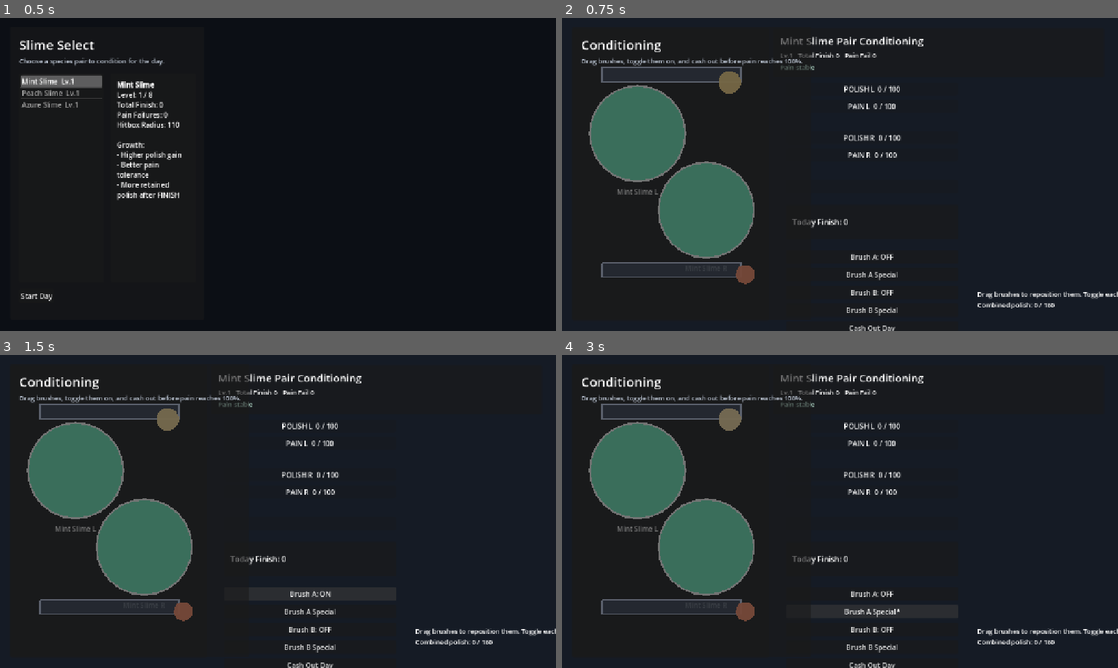
Above: before the commit, frames 1-4 (two rows, left to right).
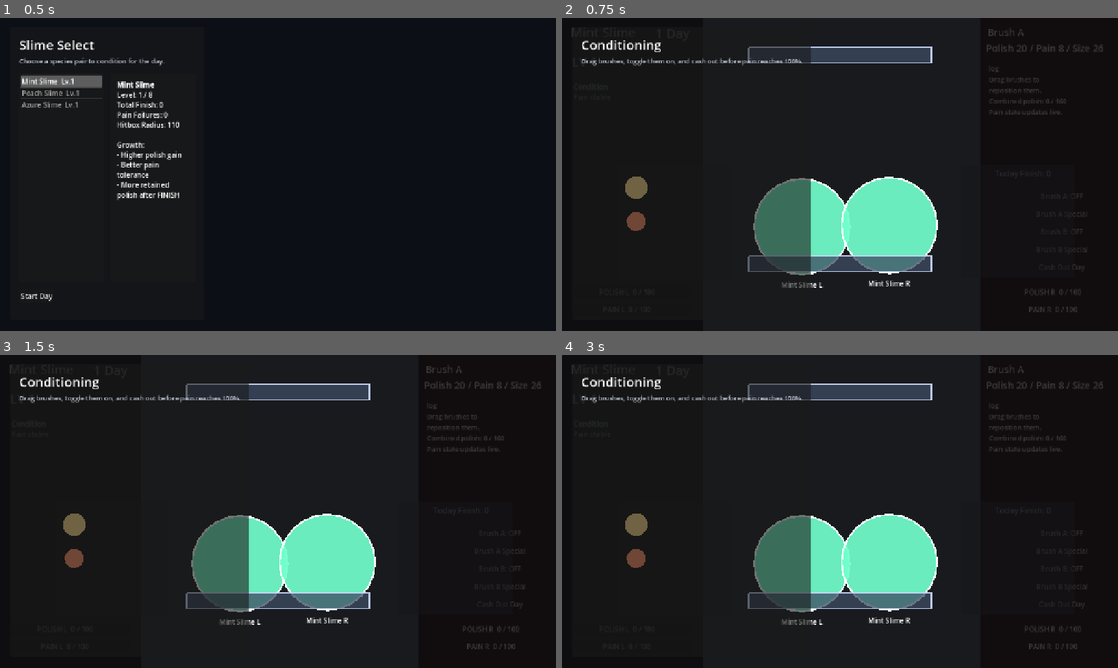
Above: after the commit, the same moments.

Repository: ankored33/slime
Game: Godot game, scene res://scenes/main.tscn
The game is run twice, just before and just after one commit, with the same random seed, the same clock (stepped at 60 frames per second) and the same inputs.
Inputs:
- Up to frame 1 (0.5 s): no input
- Up to frame 2 (0.75 s): click "Start Day" at 0.5 s
- Up to frame 3 (1.5 s): click "Brush A: OFF" at 1.25 s
- Up to frame 4 (3 s): click "Brush A: ON" (after the commit: "Brush A: OFF") at 2 s; click "Brush A Special" at 2.75 s

Frame 1 is identical in both runs. In frame 2, 23% of the frame differs, in the area x 4-100%, y 3-100%; in frame 3, 23%; in frame 4, 23%.

Commit message:
Align Godot game screen with web layout

Diff:
--- a/godot/scenes/game_screen.tscn
+++ b/godot/scenes/game_screen.tscn
@@ -34,10 +34,11 @@
 mouse_filter = 2
 
 [node name="TopBar" type="PanelContainer" parent="Hud"]
-offset_left = 486.0
-offset_top = 24.0
-offset_right = 1248.0
-offset_bottom = 116.0
+offset_left = 26.0
+offset_top = 18.0
+offset_right = 288.0
+offset_bottom = 124.0
+visible = false
 
 [node name="Margin" type="MarginContainer" parent="Hud/TopBar"]
 theme_override_constants/margin_left = 16
@@ -62,52 +63,52 @@
 
 [node name="PolishL" parent="Hud" instance=ExtResource("2")]
 layout_mode = 0
-offset_left = 516.0
-offset_top = 148.0
-offset_right = 912.0
-offset_bottom = 178.0
+offset_left = 0.0
+offset_top = 615.0
+offset_right = 300.0
+offset_bottom = 630.0
 gauge_id = "polish-L"
 caption = "POLISH L"
 
 [node name="PainL" parent="Hud" instance=ExtResource("2")]
 layout_mode = 0
-offset_left = 516.0
-offset_top = 188.0
-offset_right = 912.0
-offset_bottom = 214.0
+offset_left = 0.0
+offset_top = 655.0
+offset_right = 300.0
+offset_bottom = 670.0
 gauge_id = "pain-L"
 caption = "PAIN L"
 
 [node name="PolishR" parent="Hud" instance=ExtResource("2")]
 layout_mode = 0
-offset_left = 516.0
-offset_top = 260.0
-offset_right = 912.0
-offset_bottom = 290.0
+offset_left = 980.0
+offset_top = 615.0
+offset_right = 1280.0
+offset_bottom = 630.0
 gauge_id = "polish-R"
 caption = "POLISH R"
 
 [node name="PainR" parent="Hud" instance=ExtResource("2")]
 layout_mode = 0
-offset_left = 516.0
-offset_top = 300.0
-offset_right = 912.0
-offset_bottom = 326.0
+offset_left = 980.0
+offset_top = 655.0
+offset_right = 1280.0
+offset_bottom = 670.0
 gauge_id = "pain-R"
 caption = "PAIN R"
 
 [node name="FinishProgress" type="ProgressBar" parent="Hud"]
-offset_left = 516.0
-offset_top = 372.0
-offset_right = 912.0
-offset_bottom = 404.0
+offset_left = 89.0
+offset_top = 700.0
+offset_right = 1205.0
+offset_bottom = 718.0
 show_percentage = false
 
 [node name="DayStats" type="PanelContainer" parent="Hud"]
-offset_left = 516.0
-offset_top = 430.0
-offset_right = 912.0
-offset_bottom = 508.0
+offset_left = 983.0
+offset_top = 330.0
+offset_right = 1240.0
+offset_bottom = 384.0
 
 [node name="Margin" type="MarginContainer" parent="Hud/DayStats"]
 theme_override_constants/margin_left = 14
@@ -120,10 +121,10 @@
 text = "Today Finish: 0"
 
 [node name="Controls" type="VBoxContainer" parent="Hud"]
-offset_left = 516.0
-offset_top = 534.0
-offset_right = 912.0
-offset_bottom = 684.0
+offset_left = 1036.0
+offset_top = 394.0
+offset_right = 1266.0
+offset_bottom = 678.0
 theme_override_constants/separation = 10
 
 [node name="BrushAToggle" type="Button" parent="Hud/Controls"]
@@ -142,18 +143,69 @@
 text = "Cash Out Day"
 
 [node name="DebugLabel" type="Label" parent="Hud"]
-offset_left = 956.0
-offset_top = 624.0
-offset_right = 1248.0
-offset_bottom = 704.0
+offset_left = 983.0
+offset_top = 105.0
+offset_right = 1169.0
+offset_bottom = 318.0
 theme_override_font_sizes/font_size = 15
+autowrap_mode = 3
+
+[node name="CharaNameLabel" type="Label" parent="Hud"]
+offset_left = 20.0
+offset_top = 13.0
+offset_right = 185.0
+offset_bottom = 63.0
+theme_override_font_sizes/font_size = 29
+text = "Character"
+
+[node name="DayLabel" type="Label" parent="Hud"]
+offset_left = 215.0
+offset_top = 15.0
+offset_right = 303.0
+offset_bottom = 65.0
+theme_override_font_sizes/font_size = 29
+text = "1 Day"
+
+[node name="LevelLabel" type="Label" parent="Hud"]
+offset_left = 23.0
+offset_top = 81.0
+offset_right = 188.0
+offset_bottom = 131.0
+theme_override_font_sizes/font_size = 29
+text = "LV 1"
+
+[node name="ConditionLabel" type="RichTextLabel" parent="Hud"]
+offset_left = 26.0
+offset_top = 147.0
+offset_right = 288.0
+offset_bottom = 317.0
+bbcode_enabled = true
+fit_content = true
+scroll_active = false
+
+[node name="BrushNameLabel" type="Label" parent="Hud"]
+offset_left = 980.0
+offset_top = 17.0
+offset_right = 1163.0
+offset_bottom = 51.0
+theme_override_font_sizes/font_size = 22
+text = "Brush Name"
+
+[node name="BrushSpecLabel" type="Label" parent="Hud"]
+offset_left = 976.0
+offset_top = 54.0
+offset_right = 1168.0
+offset_bottom = 88.0
+theme_override_font_sizes/font_size = 22
+text = "Spec"
 
 [node name="Playfield" type="Control" parent="."]
-layout_mode = 0
-offset_left = 24.0
-offset_top = 24.0
-offset_right = 476.0
-offset_bottom = 696.0
+layout_mode = 1
+anchors_preset = 15
+anchor_right = 1.0
+anchor_bottom = 1.0
+grow_horizontal = 2
+grow_vertical = 2
 
 [node name="Arena" type="Panel" parent="Playfield"]
 layout_mode = 1
@@ -163,37 +215,63 @@
 grow_horizontal = 2
 grow_vertical = 2
 
+[node name="SideLeft" type="Panel" parent="Playfield"]
+offset_right = 325.0
+offset_bottom = 725.0
+self_modulate = Color(0.219608, 0.0941176, 0.0980392, 0.88)
+
+[node name="SideRight" type="Panel" parent="Playfield"]
+offset_left = 962.0
+offset_top = -8.0
+offset_right = 1291.0
+offset_bottom = 720.0
+self_modulate = Color(0.415686, 0.0980392, 0.0901961, 0.88)
+
+[node name="ZoomLeft" type="Panel" parent="Playfield"]
+offset_left = 128.0
+offset_top = 339.0
+offset_right = 388.0
+offset_bottom = 599.0
+self_modulate = Color(0.866667, 0.866667, 1, 0.75)
+
+[node name="ZoomRight" type="Panel" parent="Playfield"]
+offset_left = 919.0
+offset_top = 338.0
+offset_right = 1179.0
+offset_bottom = 598.0
+self_modulate = Color(0.866667, 0.866667, 1, 0.75)
+
 [node name="LeftSlime" parent="Playfield" instance=ExtResource("3")]
-position = Vector2(150, 242)
+position = Vector2(552.5, 480.0)
 side = "left"
 slime_id = "mint"
 display_name = "Left Slime"
-radius = 92.0
+radius = 96.0
 fill_color = Color(0.454902, 1, 0.8, 0.92)
 
 [node name="RightSlime" parent="Playfield" instance=ExtResource("3")]
-position = Vector2(308, 418)
+position = Vector2(753.5, 477.0)
 side = "right"
 slime_id = "mint"
 display_name = "Right Slime"
-radius = 92.0
+radius = 96.0
 fill_color = Color(0.454902, 1, 0.8, 0.92)
 
 [node name="TopWall" parent="Playfield" instance=ExtResource("4")]
-position = Vector2(228, 106)
-size = Vector2(320, 34)
+position = Vector2(640, 86)
+size = Vector2(420, 36)
 
 [node name="BottomWall" parent="Playfield" instance=ExtResource("4")]
-position = Vector2(228, 556)
-size = Vector2(320, 34)
+position = Vector2(640, 566)
+size = Vector2(420, 36)
 
 [node name="BrushA" parent="Playfield" instance=ExtResource("5")]
-position = Vector2(362, 124)
+position = Vector2(171, 390)
 brush_id = "brush-a"
 hit_radius = 26.0
 
 [node name="BrushB" parent="Playfield" instance=ExtResource("5")]
-position = Vector2(398, 566)
+position = Vector2(171, 468)
 brush_id = "brush-b"
 hit_radius = 22.0
 polish_gain_per_sec = 24.0
--- a/godot/scripts/game_screen.gd
+++ b/godot/scripts/game_screen.gd
@@ -18,9 +18,12 @@
 
 @onready var _playfield: Control = $Playfield
 @onready var _debug_label: Label = $Hud/DebugLabel
-@onready var _title_label: Label = $Hud/TopBar/Margin/VBox/SpeciesLabel
-@onready var _meta_label: Label = $Hud/TopBar/Margin/VBox/MetaLabel
-@onready var _danger_label: Label = $Hud/TopBar/Margin/VBox/DangerLabel
+@onready var _title_label: Label = $Hud/CharaNameLabel
+@onready var _meta_label: Label = $Hud/LevelLabel
+@onready var _danger_label: RichTextLabel = $Hud/ConditionLabel
+@onready var _day_label: Label = $Hud/DayLabel
+@onready var _brush_name_label: Label = $Hud/BrushNameLabel
+@onready var _brush_spec_label: Label = $Hud/BrushSpecLabel
 @onready var _finish_progress: ProgressBar = $Hud/FinishProgress
 @onready var _day_finish_label: Label = $Hud/DayStats/Margin/FinishCount
 @onready var _end_day_button: Button = $Hud/Controls/EndDayButton
@@ -74,14 +77,11 @@
 
 func setup_species(species: Dictionary) -> void:
 	_species = species.duplicate(true)
-	_title_label.text = "%s Pair Conditioning" % str(_species.get("name", "Slime"))
+	_title_label.text = str(_species.get("name", "Slime"))
 	_left_slime.apply_species(_species, "L")
 	_right_slime.apply_species(_species, "R")
-	_meta_label.text = "Lv.%d   Total Finish %d   Pain Fail %d" % [
-		int(_species.get("level", 1)),
-		int(_species.get("finish_total", 0)),
-		int(_species.get("pain_fail_total", 0))
-	]
+	_meta_label.text = "LV %d" % int(_species.get("level", 1))
+	_day_label.text = "1 Day"
 	reset_day()
 
 func reset_day() -> void:
@@ -140,13 +140,13 @@
 	_day_finish_label.text = "Today Finish: %d" % _day_finish_count
 	var peak_pain: float = maxf(float(_slime_state["left"]["pain"]), float(_slime_state["right"]["pain"]))
 	if peak_pain >= 80.0:
-		_danger_label.text = "Pain critical"
+		_danger_label.text = "[b]Condition[/b]\nPain critical"
 		_danger_label.modulate = Color(1.0, 0.45, 0.45, 1.0)
 	elif peak_pain >= 55.0:
-		_danger_label.text = "Pain rising"
+		_danger_label.text = "[b]Condition[/b]\nPain rising"
 		_danger_label.modulate = Color(1.0, 0.82, 0.45, 1.0)
 	else:
-		_danger_label.text = "Pain stable"
+		_danger_label.text = "[b]Condition[/b]\nPain stable"
 		_danger_label.modulate = Color(0.75, 0.92, 0.85, 1.0)
 
 func _set_gauge(gauge_id: String, current: float) -> void:
@@ -155,7 +155,7 @@
 		gauge.set_gauge_value(current, 100.0)
 
 func _refresh_debug_text() -> void:
-	_debug_label.text = "Drag brushes to reposition them. Toggle each brush independently.\nCombined polish: %d / %d" % [
+	_debug_label.text = "log\nDrag brushes to reposition them.\nCombined polish: %d / %d\nPain state updates live." % [
 		int(round(_get_combined_polish())),
 		int(round(finish_threshold))
 	]
@@ -189,6 +189,14 @@
 	if brush_b != null:
 		_brush_b_toggle.text = "Brush B: ON" if brush_b.is_active else "Brush B: OFF"
 		_brush_b_special.text = "Brush B Special*" if brush_b.is_special_active() else "Brush B Special"
+	var selected_brush: Brush = _held_brush if _held_brush != null else brush_a
+	if selected_brush != null:
+		_brush_name_label.text = selected_brush.brush_id.capitalize().replace("-", " ")
+		_brush_spec_label.text = "Polish %d / Pain %d / Size %d" % [
+			int(round(selected_brush.polish_gain_per_sec)),
+			int(round(selected_brush.pain_gain_per_sec)),
+			int(round(selected_brush.hit_radius))
+		]
 
 func _get_combined_polish() -> float:
 	return float(_slime_state["left"]["polish"]) + float(_slime_state["right"]["polish"])
